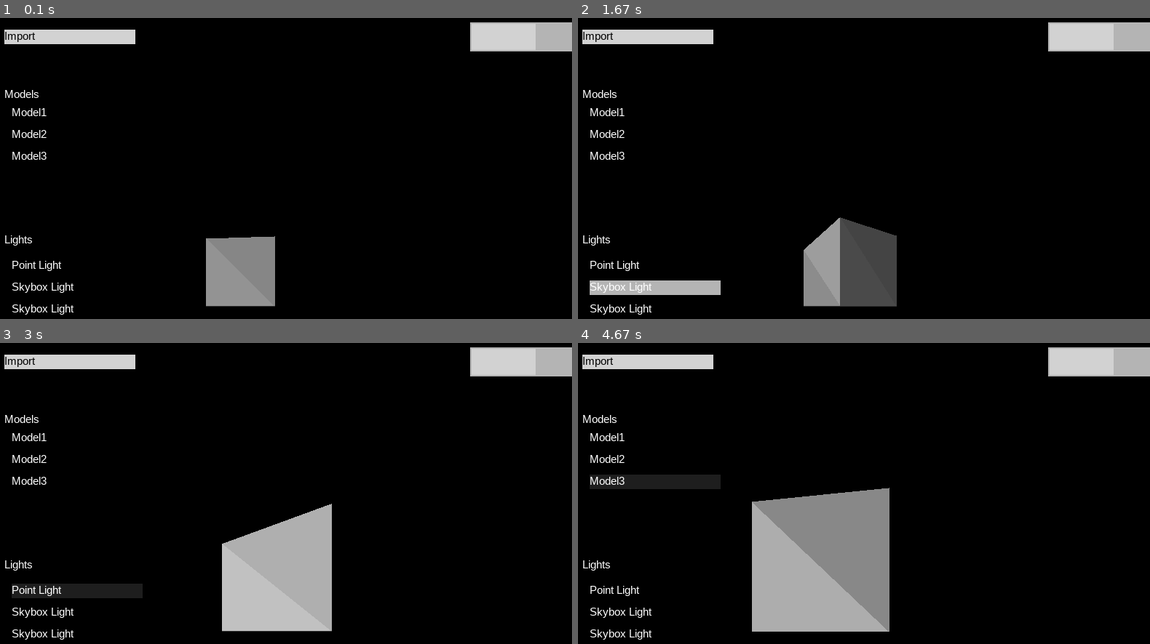
Above: before the commit, frames 1-4 (two rows, left to right).
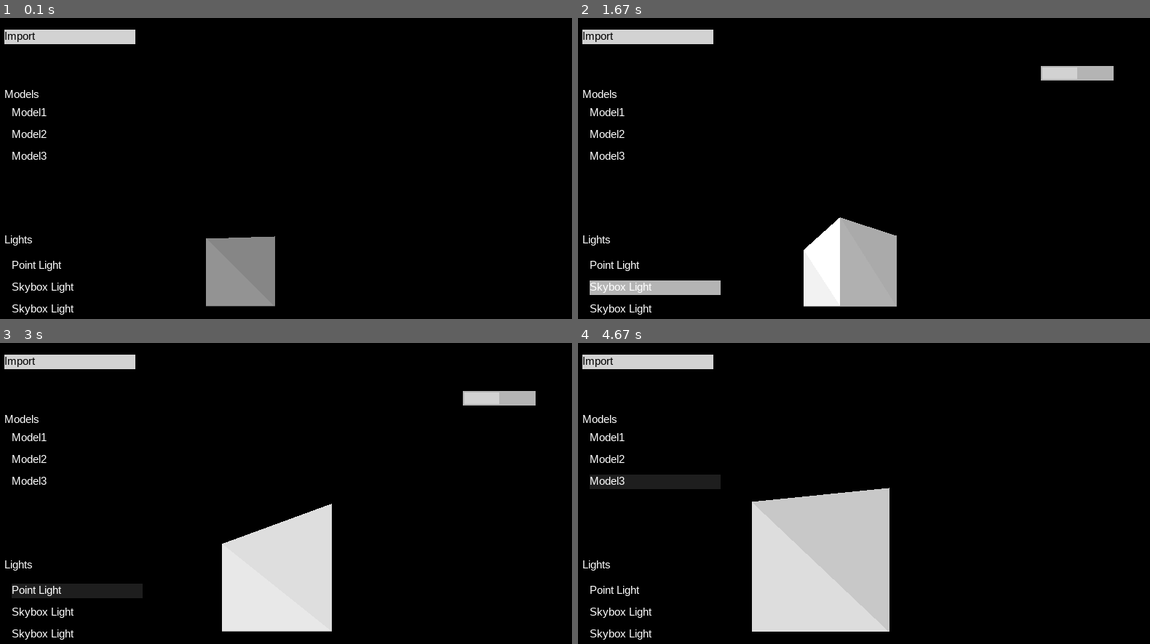
Above: after the commit, the same moments.

Repository: MichalTraczyk/pygame-3d-renderer
Game: pygame game, started from src/main.py
Two runs of this game, one before a commit and one after it. Both use one fixed random seed, a clock stepped at 60 frames per second and the inputs below.
Inputs (mouse positions are in pixels of both pictures, inside the frame that each line leads up to):
- Up to frame 1 (0.1 s): no input
- Up to frame 2 (1.67 s): click "Model1" at 0.38 s; click (outside the picture) at 0.72 s; click "Import" at 1.05 s; click (652, 288) at 1.38 s
- Up to frame 3 (3 s): click "Model2" at 1.72 s; click (200, 511) at 2.05 s; click "Point Light" at 2.38 s; click (outside the picture) at 2.72 s
- Up to frame 4 (4.67 s): click (680, 436) at 3.05 s; click (outside the picture) at 3.38 s; click "Model3" at 3.72 s; click (outside the picture) at 4.05 s

The runs differ from the first frame. In frame 1, 1.7% of the frame differs, in the area x 82-100%, y 1-12%; in frame 2, 6.5%; in frame 3, 9.2%; in frame 4, 13%, in the area x 30-100%, y 1-96%.

Commit message:
Add structure to enable editors

Diff:
--- a/src/UI/Editors/DirectionalLightEditor.py
+++ b/src/UI/Editors/DirectionalLightEditor.py
@@ -0,0 +1,6 @@
+from src.UI.Editors.LightEditor import LightEditor
+
+
+class DirectionalLightEditor(LightEditor):
+    def __init__(self,position,target_light):
+        super().__init__(position,target_light)
--- /dev/null
+++ b/src/UI/Editors/Editor.py
@@ -0,0 +1,11 @@
+from src.Systems.Drawable import Drawable
+from src.Systems.Updatable import Updatable
+
+
+class Editor(Updatable,Drawable):
+    def __init__(self,position):
+        super().__init__()
+    def get_height(self):
+        return 70
+    def kill(self):
+        super().kill()
--- a/src/UI/Editors/LightEditor.py
+++ b/src/UI/Editors/LightEditor.py
@@ -0,0 +1,18 @@
+from src.UI.Editors.Editor import Editor
+from src.UI.UIElements.Slider import Slider
+
+
+class LightEditor(Editor):
+    def __init__(self,position, target_light):
+        super().__init__(position)
+        self.intensity_slider = Slider((100,20),position)
+        self.target_light = target_light
+
+    def update(self, deltaTime):
+        self.target_light.intensity = self.intensity_slider.current_value
+
+    def draw(self, screen, camera):
+        super().draw(screen, camera)
+    def kill(self):
+        self.intensity_slider.kill()
+        super().kill()
--- a/src/UI/Editors/PointLightEditor.py
+++ b/src/UI/Editors/PointLightEditor.py
@@ -0,0 +1,6 @@
+from src.UI.Editors.LightEditor import LightEditor
+
+
+class PointLightEditor(LightEditor):
+    def __init__(self,position,target_light):
+        super().__init__(position,target_light)
--- a/src/UI/Editors/TransformEditor.py
+++ b/src/UI/Editors/TransformEditor.py
@@ -0,0 +1,6 @@
+from src.UI.Editors.Editor import Editor
+
+
+class TransformEditor(Editor):
+    def __init__(self,position,target):
+        super().__init__(position)
--- a/src/UI/Screens/SettingsScreen.py
+++ b/src/UI/Screens/SettingsScreen.py
@@ -1,10 +1,14 @@
 import pygame
 from pygame import *
 
-from src.Light.LightSourcesTypes import SkyboxLight
+from src.Light.LightSourcesTypes import *
 from src.Math.Transform import Transform
 from src.Systems.Drawable import Drawable
 from src.Systems.Updatable import Updatable
+from src.UI.Editors.DirectionalLightEditor import DirectionalLightEditor
+from src.UI.Editors.LightEditor import LightEditor
+from src.UI.Editors.PointLightEditor import PointLightEditor
+from src.UI.Editors.TransformEditor import TransformEditor
 from src.UI.UIElements.Slider import Slider
 
 
@@ -18,12 +22,28 @@
         self.padding = 10
         self.elementWidth = self.size.x - self.padding * 2
         self.elementHeight = 40
-        self.slider = Slider((self.elementWidth, self.elementHeight),
-                             (self.position.x + self.padding, self.position.y + self.padding), 0, 1)
         self.Rect = pygame.Rect(self.position, self.size)
+        self.editors = []
 
     def open_editors_for(self, object_to_edit):
+        for e in self.editors:
+            e.kill()
+        self.editors.clear()
+        curr = Vector2(self.position)
         if isinstance(object_to_edit, Transform):
-            print("Is transform")
+            e = TransformEditor((curr.x, curr.y), object_to_edit)
+            self.editors.append(e)
+            curr.y += e.get_height()
+
         if isinstance(object_to_edit, SkyboxLight):
-            print("Is skybox light")
+            e = LightEditor((curr.x, curr.y), object_to_edit)
+            self.editors.append(e)
+            curr.y += e.get_height()
+        elif isinstance(object_to_edit, PointLight):
+            e = PointLightEditor((curr.x, curr.y), object_to_edit)
+            self.editors.append(e)
+            curr.y += e.get_height()
+        elif isinstance(object_to_edit, DirectionalLight):
+            e = DirectionalLightEditor((curr.x, curr.y), object_to_edit)
+            self.editors.append(e)
+            curr.y += e.get_height()
